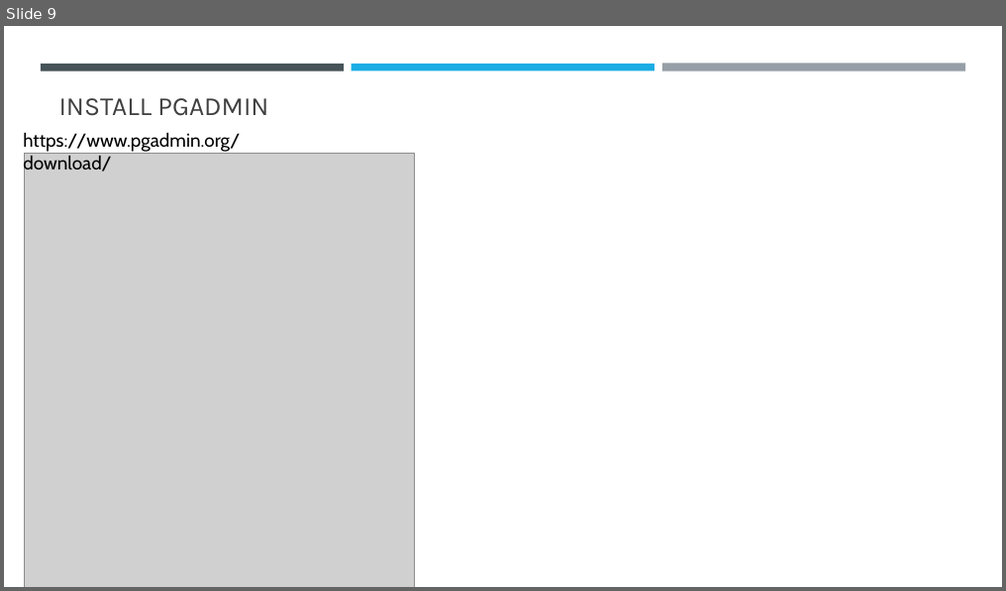
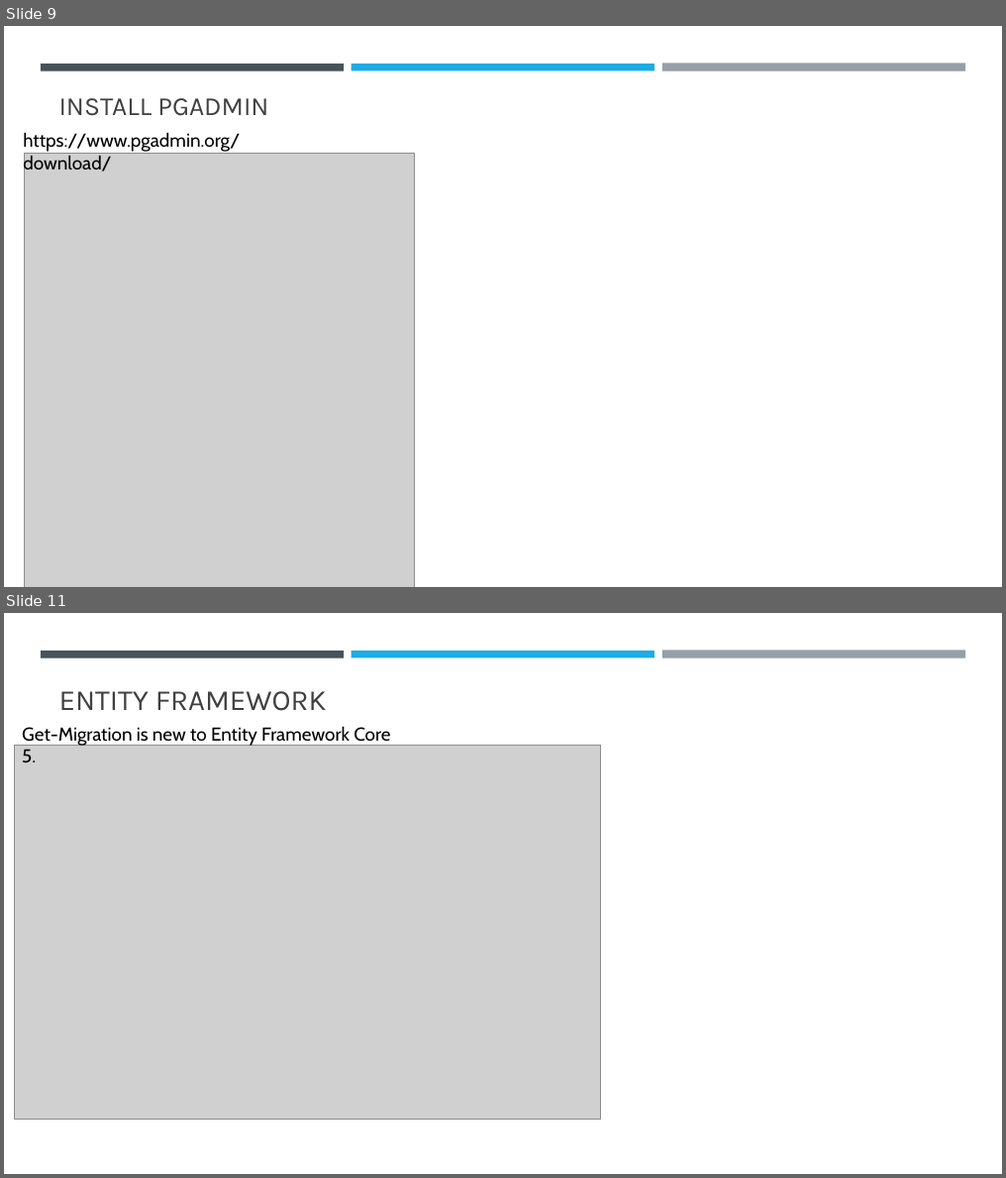
Before and after one commit to sansindia85/AzurePostgreSQL, a slide deck: Presentation/AzurePostgreSQl.pptx. Shown one above the other, each under a label of ours: slide 9 before the commit, slides 9 and 11 after it; the slides between them are not shown. The pictures are 1006x591 and 1006x1178 pixels, drawn with LibreOffice and Linux fonts; fonts in the diff are those of the drawing; grey boxes stand for pictures. Boxes give left, top, right and bottom in pixels: in the first picture for what was removed or moved away, otherwise in the second. Text is boxed around its words. In the diff, an @@ line names an element or a change of style, - is before the commit and + after.

```diff
--- a/Presentation/AzurePostgreSQl.pptx
+++ b/Presentation/AzurePostgreSQl.pptx
@@ slide 11 added at (4, 613, 1002, 1174), background #FFFFFF; not listed: 3 template elements that a slide beside it also shows @@
@@ title added at (59, 691, 327, 711), 28 pt, text #404040 @@
+ENTITY FRAMEWORK
@@ text added at (22, 726, 390, 763), 18 pt, text #000000 @@
+Get-Migration is new to Entity Framework Core 5.
@@ picture added at (15, 746, 601, 1120) @@
```
Also in this commit, not shown: 9 other slides added, 20 other files.
